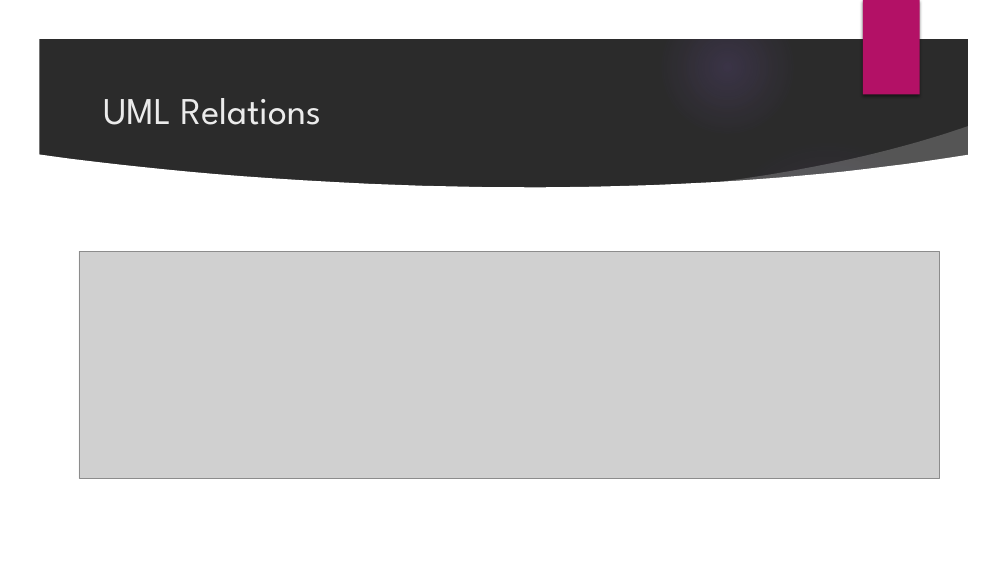
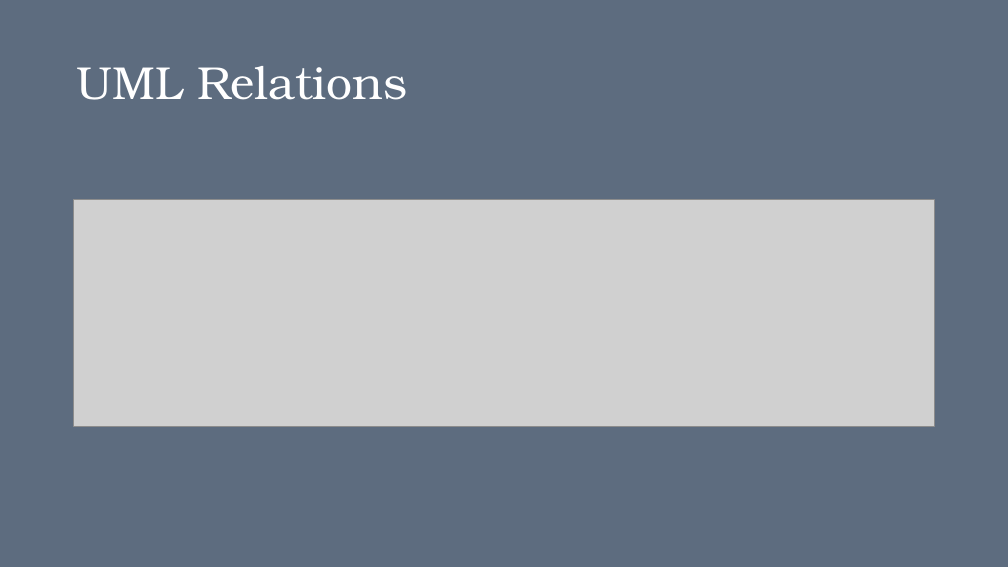
Before and after one commit to dianaruth/cs373-idb, a slide deck: slide 6 of swewars.pptx. Drawn at 1008x567 pixels with LibreOffice and Linux fonts; fonts in the diff are those of the drawing; grey boxes stand for pictures; background and template pictures are left out; a plain dark background stands for a picture behind light text. Boxes give left, top, right and bottom in pixels: in the first picture for what was removed or moved away, otherwise in the second. Text is boxed around its words. In the diff, an @@ line names an element or a change of style, - is before the commit and + after.

```diff
--- a/swewars.pptx
+++ b/swewars.pptx
@@ background picture (left out) to #5D6C7F @@
@@ group removed at (x1=0, y1=0, x2=1008, y2=567): 5 ellipses, 3 freeform shapes @@
@@ rectangle removed at (x1=863, y1=0, x2=920, y2=95) @@
@@ title "UML Relations" moved from (x1=103, y1=98, x2=321, y2=125) to (x1=77, y1=66, x2=407, y2=100) @@
@@ title "UML Relations" at (x1=77, y1=66, x2=407, y2=100): size 36 to 44 pt, font League Spartan to TeX Gyre Bonum, text colour #EBEBEB to #FFFFFF; line spacing 1 to 0.9 @@
@@ picture moved from (x1=79, y1=251, x2=939, y2=479) to (x1=74, y1=200, x2=935, y2=427) @@
```
Also in this commit, not shown: 11 other slides changed, 1 slide added, 1 slide removed.
